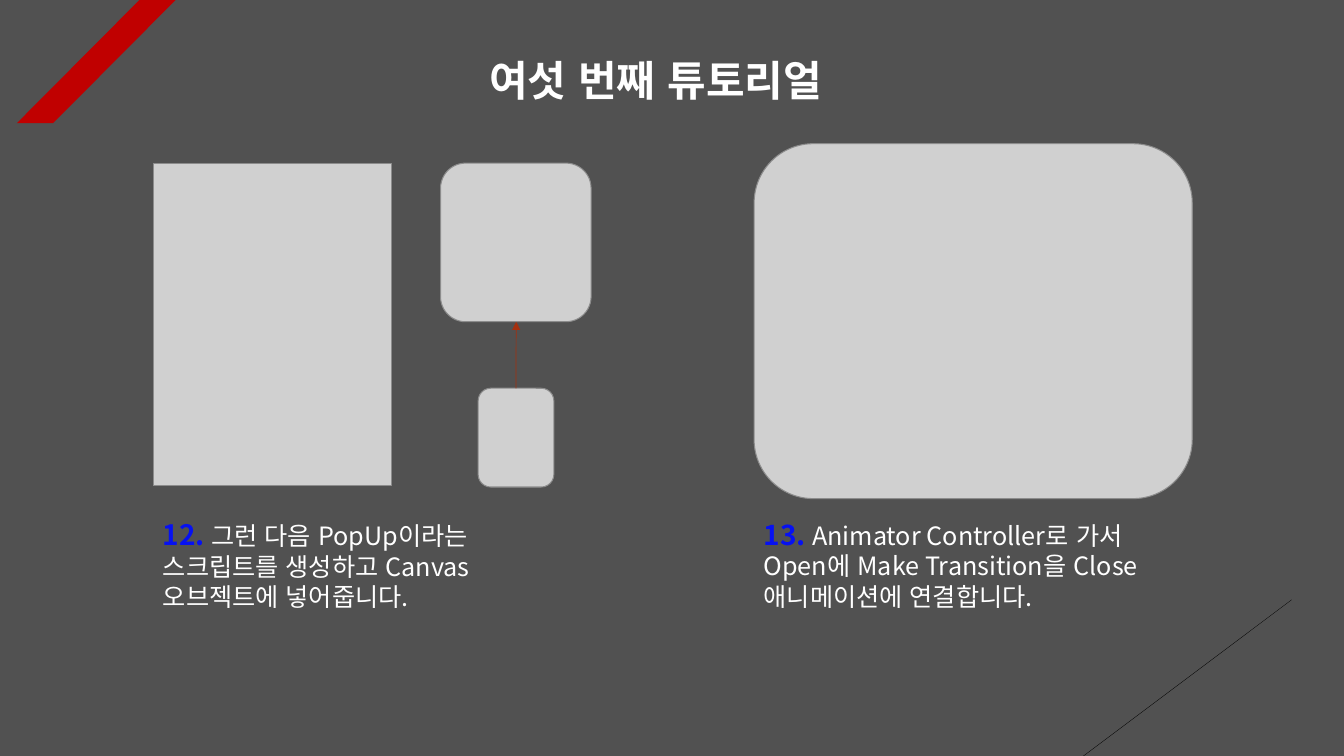
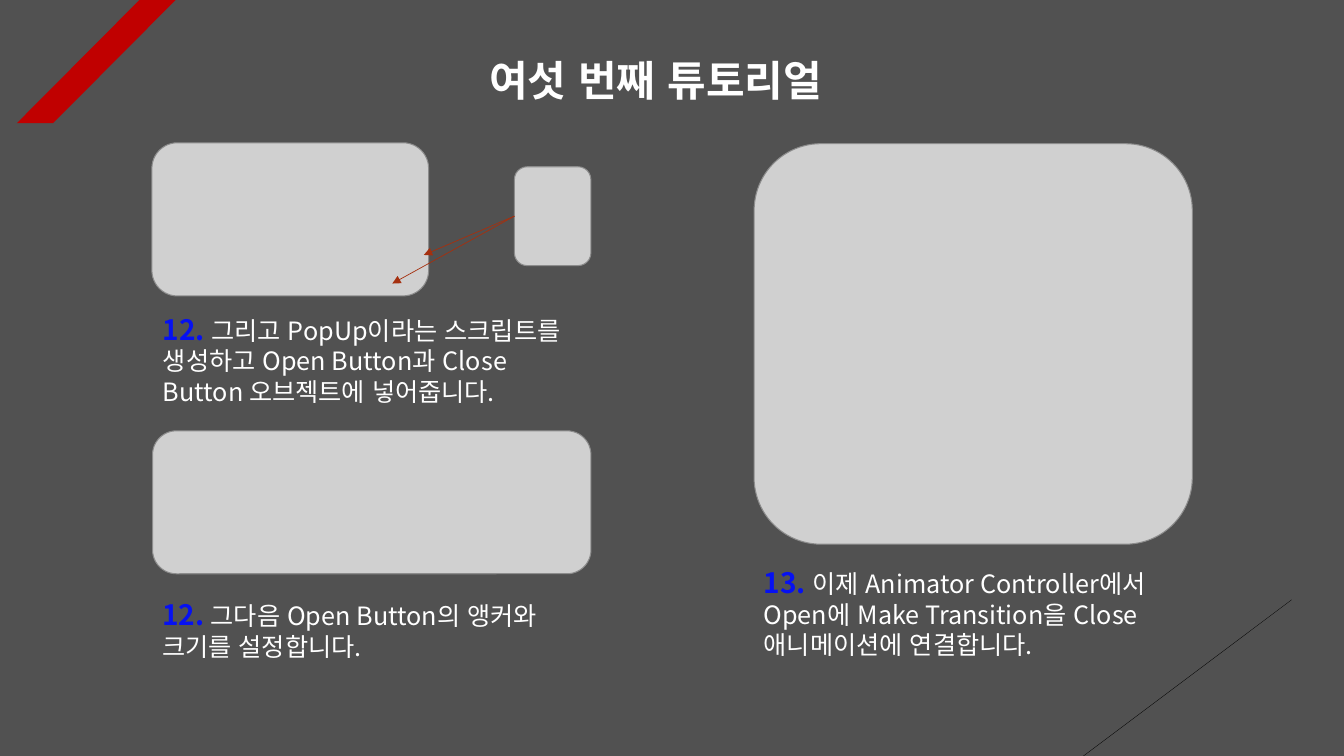
Before and after one commit to Unity2033/3D-UnityEngine, a slide deck: slide 6 of Assets/Class/Animation Clip/PPT Data/Animation Clip Example.pptx. Drawn at 1344x756 pixels with LibreOffice and Linux fonts; fonts in the diff are those of the drawing; grey boxes stand for pictures. Boxes give left, top, right and bottom in pixels: in the first picture for what was removed or moved away, otherwise in the second. Text is boxed around its words. In the diff, an @@ line names an element or a change of style, - is before the commit and + after.

```diff
--- a/Assets/Class/Animation Clip/PPT Data/Animation Clip Example.pptx
+++ b/Assets/Class/Animation Clip/PPT Data/Animation Clip Example.pptx
@@ picture added at <box>152,143,430,296</box> @@
@@ picture: place and size @@
-picture at <box>754,144,1193,499</box>
+picture at <box>754,144,1193,544</box>
@@ picture removed at <box>153,163,391,486</box> @@
@@ picture removed at <box>441,163,591,322</box> @@
@@ picture: place and size @@
-picture at <box>478,388,554,487</box>
+picture at <box>514,166,591,265</box>
@@ arrow added from (514, 216) to (392, 283), #A5300F 0.5 pt dashed @@
@@ arrow moved from (516, 388) - (516, 322) to (514, 216) - (423, 255) @@
@@ text at <box>163,319,561,403</box>: text changed @@
-12. 그런 다음 PopUp이라는 스크립트를 생성하고 Canvas 오브젝트에 넣어줍니다.
+12. 그리고 PopUp이라는 스크립트를 생성하고 Open Button과 Close Button 오브젝트에 넣어줍니다.
@@ picture added at <box>152,431,591,574</box> @@
@@ text at <box>764,572,1145,656</box>: text changed @@
-13. Animator Controller로 가서 Open에 Make Transition을 Close 애니메이션에 연결합니다.
+13. 이제 Animator Controller에서 Open에 Make Transition을 Close 애니메이션에 연결합니다.
@@ text added at <box>162,604,537,658</box>, 18 pt, text #FFFFFF @@
+12. 그다음 Open Button의 앵커와 크기를 설정합니다.
```
Also in this commit, not shown: 8 other slides changed, 14 other files.
